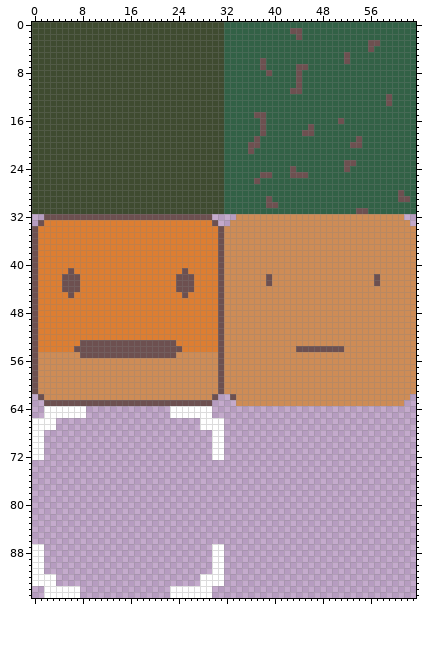
Sprite sheet: res/sprites.png. Above: the version before the commit.
The file is 64x96 pixels.
Once edited:
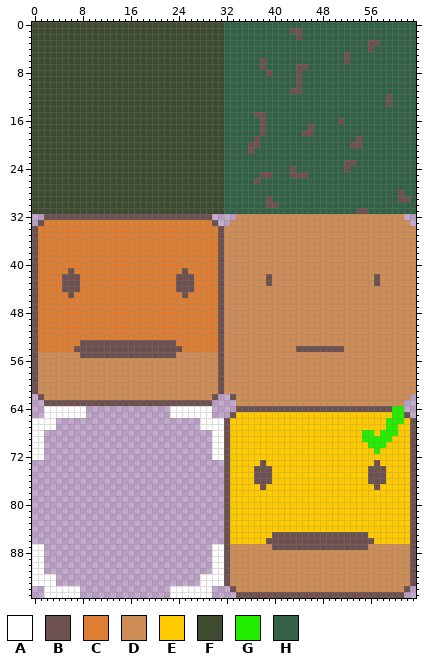
Palette (. is transparent): A #ffffff  B #6d5050  C #dd7e32  D #ce8c56  E #ffca00  F #3f4b30  G #23ee00  H #326146
Log entry: New player sprite for correct position
Edits made:
Changed rows in their new state; - is an unchanged pixel.
first column x 32:
64 --BBBBBBBBBBBBBBBBBBBBBBBBBBGG--
65 -BEEEEEEEEEEEEEEEEEEEEEEEEEEGGB-
66 BEEEEEEEEEEEEEEEEEEEEEEEEEEGGGEB
67 BEEEEEEEEEEEEEEEEEEEEEEEEEEGGEEB
68 BEEEEEEEEEEEEEEEEEEEEEEGGEGGGEEB
69 BEEEEEEEEEEEEEEEEEEEEEEGGGGGEEEB
70 BEEEEEEEEEEEEEEEEEEEEEEEGGGEEEEB
71 BEEEEEEEEEEEEEEEEEEEEEEEEGEEEEEB
72 BEEEEEEEEEEEEEEEEEEEEEEEEEEEEEEB
73 BEEEEEBEEEEEEEEEEEEEEEEEEBEEEEEB
74 BEEEEBBBEEEEEEEEEEEEEEEEBBBEEEEB
75 BEEEEBBBEEEEEEEEEEEEEEEEBBBEEEEB
76 BEEEEBBBEEEEEEEEEEEEEEEEBBBEEEEB
77 BEEEEEBEEEEEEEEEEEEEEEEEEBEEEEEB
78 BEEEEEEEEEEEEEEEEEEEEEEEEEEEEEEB
79 BEEEEEEEEEEEEEEEEEEEEEEEEEEEEEEB
80 BEEEEEEEEEEEEEEEEEEEEEEEEEEEEEEB
81 BEEEEEEEEEEEEEEEEEEEEEEEEEEEEEEB
82 BEEEEEEEEEEEEEEEEEEEEEEEEEEEEEEB
83 BEEEEEEEEEEEEEEEEEEEEEEEEEEEEEEB
84 BEEEEEEEEEEEEEEEEEEEEEEEEEEEEEEB
85 BEEEEEEEBBBBBBBBBBBBBBBBEEEEEEEB
86 BEEEEEEBBBBBBBBBBBBBBBBBBEEEEEEB
87 BDDDDDDDBBBBBBBBBBBBBBBBDDDDDDDB
88 BDDDDDDDDDDDDDDDDDDDDDDDDDDDDDDB
89 BDDDDDDDDDDDDDDDDDDDDDDDDDDDDDDB
90 BDDDDDDDDDDDDDDDDDDDDDDDDDDDDDDB
91 BDDDDDDDDDDDDDDDDDDDDDDDDDDDDDDB
92 BDDDDDDDDDDDDDDDDDDDDDDDDDDDDDDB
93 BDDDDDDDDDDDDDDDDDDDDDDDDDDDDDDB
94 -BDDDDDDDDDDDDDDDDDDDDDDDDDDDDB-
95 --BBBBBBBBBBBBBBBBBBBBBBBBBBBB--
Boxes around the changes in both pictures, in picture pixels (x1, y1, x2, y2):
added: (224, 406, 416, 598)
